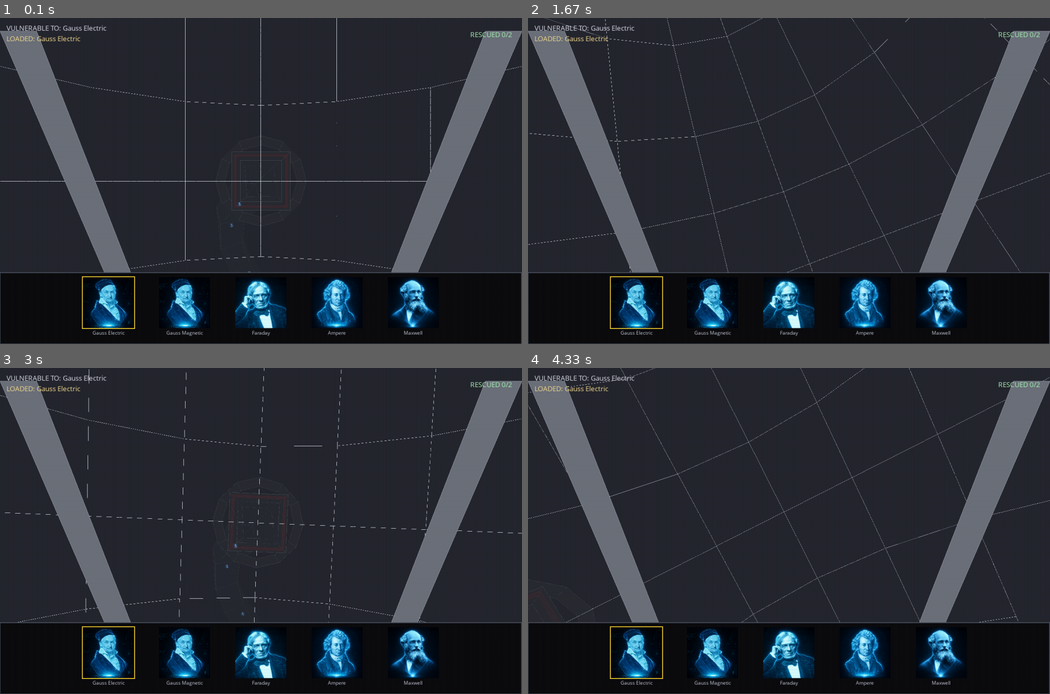
Above: before the commit, frames 1-4 (two rows, left to right).
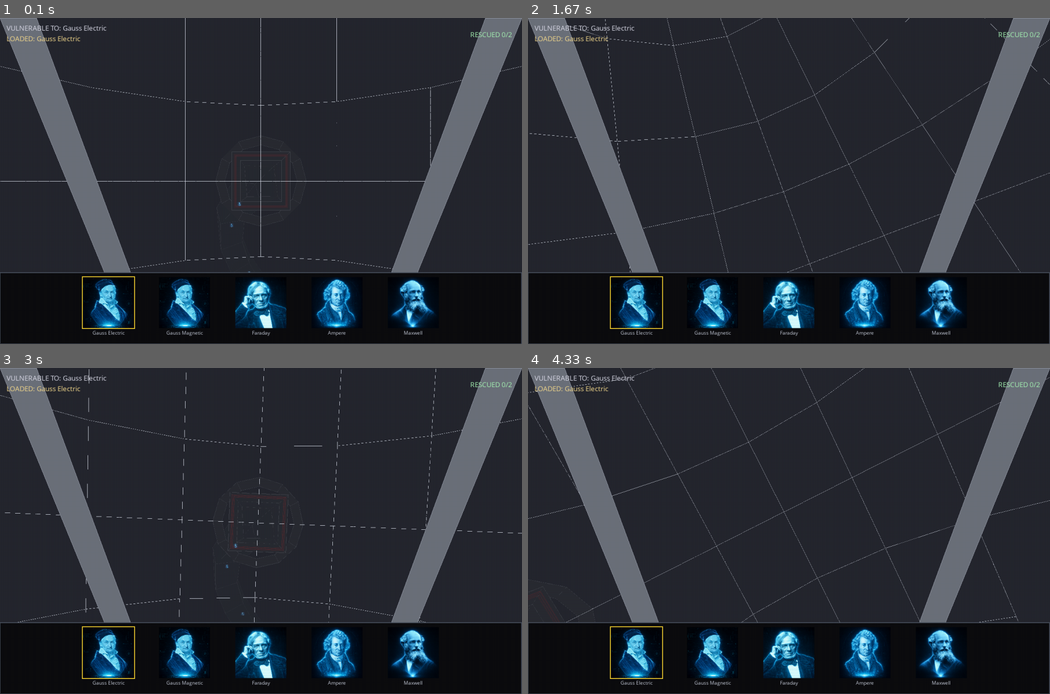
Above: after the commit, the same moments.

Repository: strulovitz/peaktogether-website
Game: pygame game, started from game_state_demo.py
Same seed, same stepped clock (60 frames per second), same inputs: the game is played once before the commit and once after it.
Inputs:
- Up to frame 1 (0.1 s): no input
- Up to frame 2 (1.67 s): hold Right 0.33-0.8 s; hold Up 0.83-1.13 s; hold Right 1.17-1.63 s
- Up to frame 3 (3 s): hold Left 1.67-2.2 s; hold Down 2.23-2.53 s; hold Left 2.57-2.97 s
- Up to frame 4 (4.33 s): hold Up 3-3.37 s; hold Right 3.4-4.03 s; hold Down from 4.07 s (still down)

The runs differ from the first frame. In frame 1, 2.1% of the frame differs, in the area x 0-100%, y 0-77%; in frame 2, 2.1%; in frame 3, 2.1%; in frame 4, 2.1%.

Commit message:
Fix: Xbox nav now works in single row (_COLS=9,_ROWS=1), canopy beams flush to screen top (_BEAM_TOP_DROP=0)

Diff:
--- a/cockpit.py
+++ b/cockpit.py
@@ -47,7 +47,7 @@
 # ---------------------------------------------------------------------------
 # CANOPY BEAM FRACTIONS (tune the look here)
 # ---------------------------------------------------------------------------
-_BEAM_TOP_DROP   = 0.04    # how far below the top edge the beams start, frac of H
+_BEAM_TOP_DROP   = 0.00    # beams start flush at the very top of the screen
 _BEAM_TOP_THICK  = 0.07    # beam thickness at the top (lateral end), frac of W
 _BEAM_FOOT_THICK = 0.05    # beam thickness where it meets the bar, frac of W
 
--- a/combat.py
+++ b/combat.py
@@ -51,7 +51,7 @@
     """Owns combat + arsenal state for the active corridor."""
 
     # ---- 2D panel layout (cosmetic) ------------------------------------
-    _COLS, _ROWS = 3, 3
+    _COLS, _ROWS = 9, 1
     _CELL = 96
     _PAD = 14
     _MARGIN_X = 24
